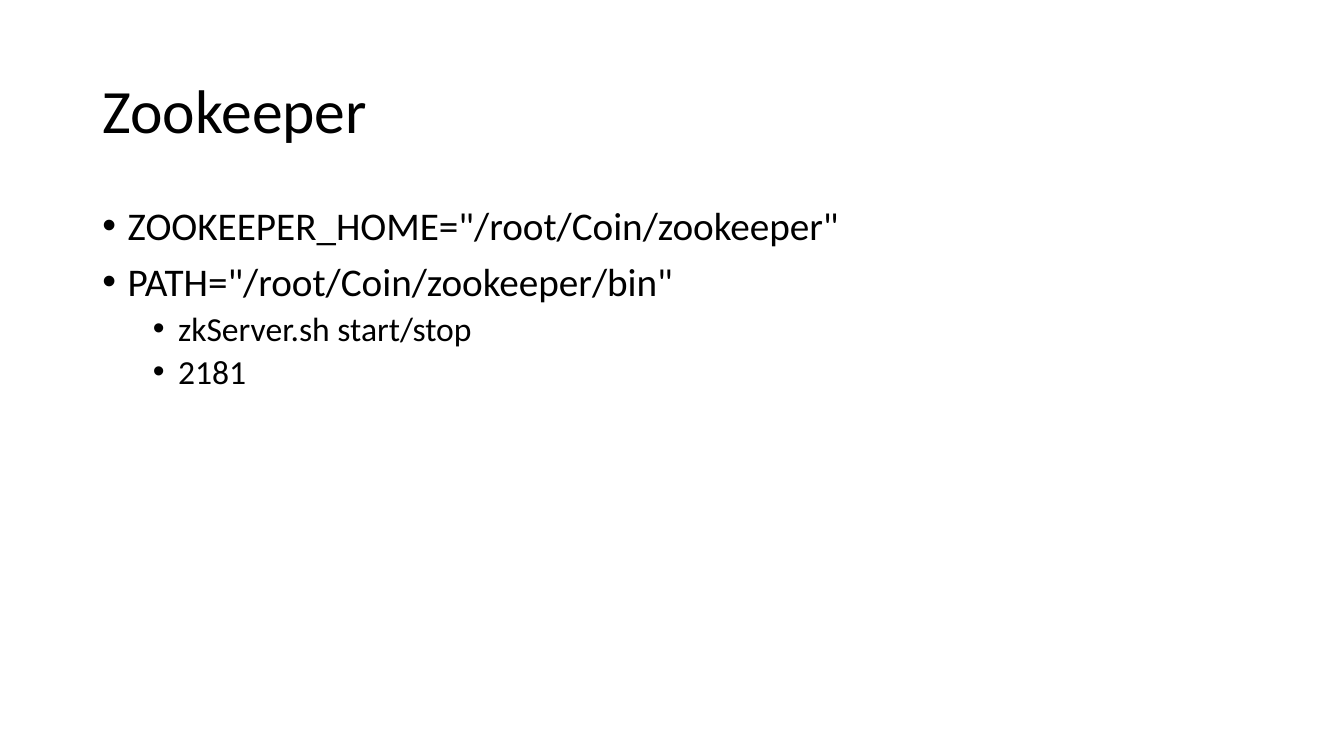
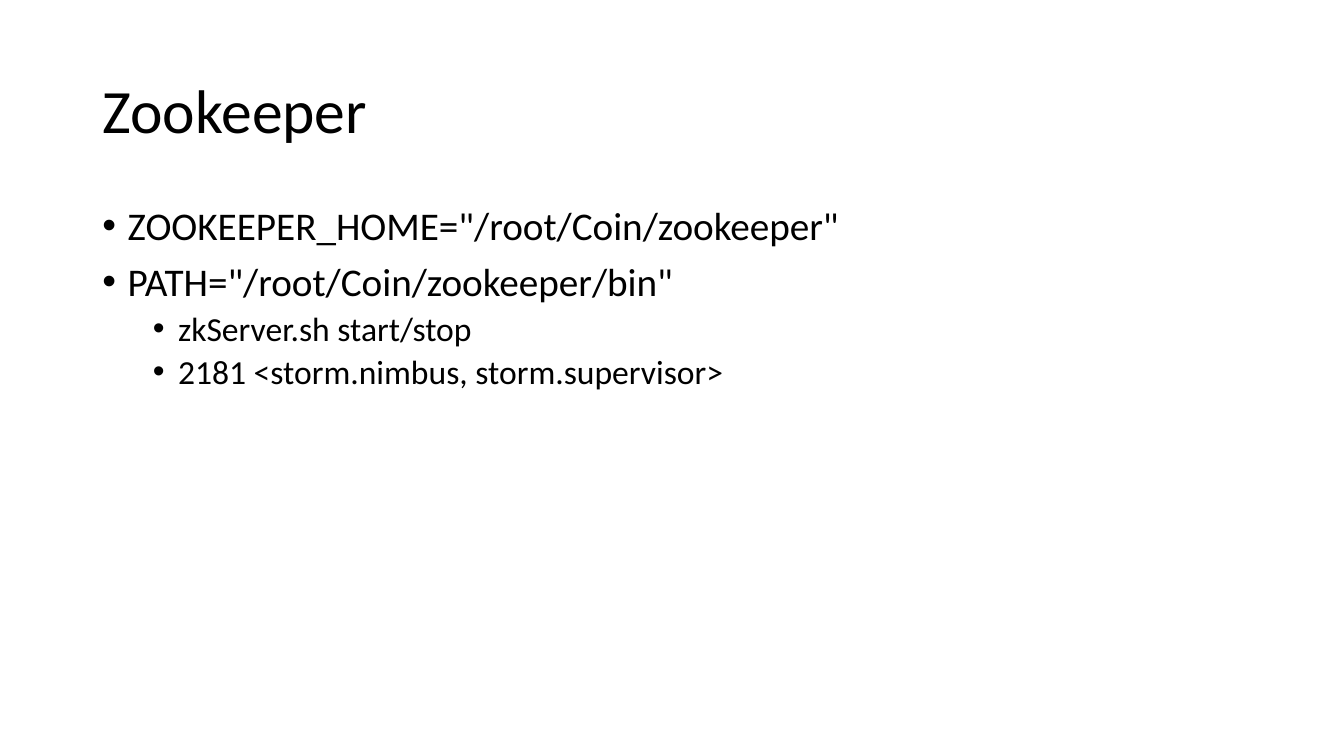
Before and after one commit to csliangdu/ExchangeAgg, a slide deck: slide 13 of doc/Coin.pptx. Drawn at 1344x756 pixels with LibreOffice and Linux fonts; fonts in the diff are those of the drawing. Boxes give left, top, right and bottom in pixels: in the first picture for what was removed or moved away, otherwise in the second. Text is boxed around its words. In the diff, an @@ line names an element or a change of style, - is before the commit and + after.

```diff
--- a/doc/Coin.pptx
+++ b/doc/Coin.pptx
@@ text at <box>178,360,723,390</box>: text changed @@
-  • 2181
+  • 2181 <storm.nimbus, storm.supervisor>
```
Also in this commit, not shown: 7 other slides changed, 1 other file.
